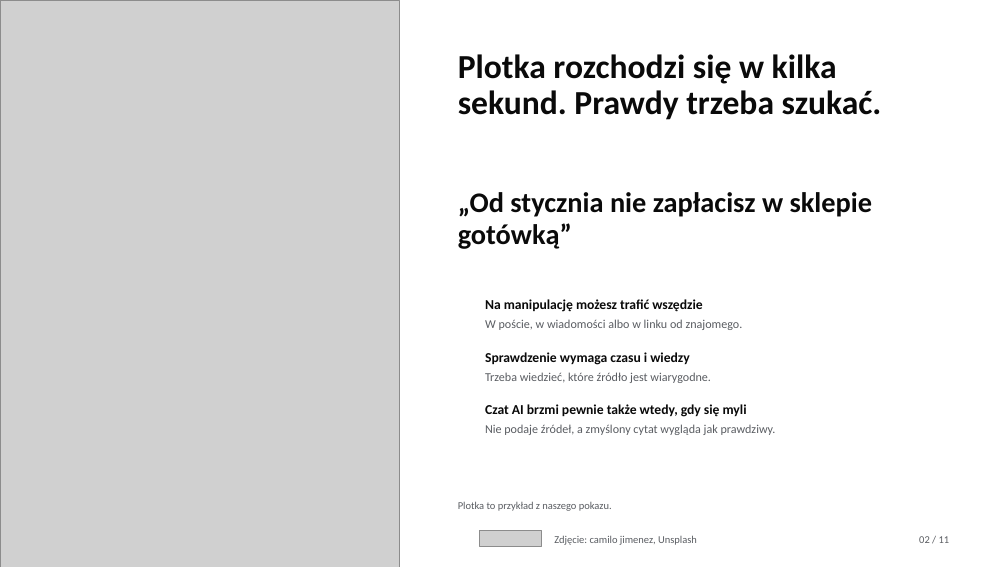
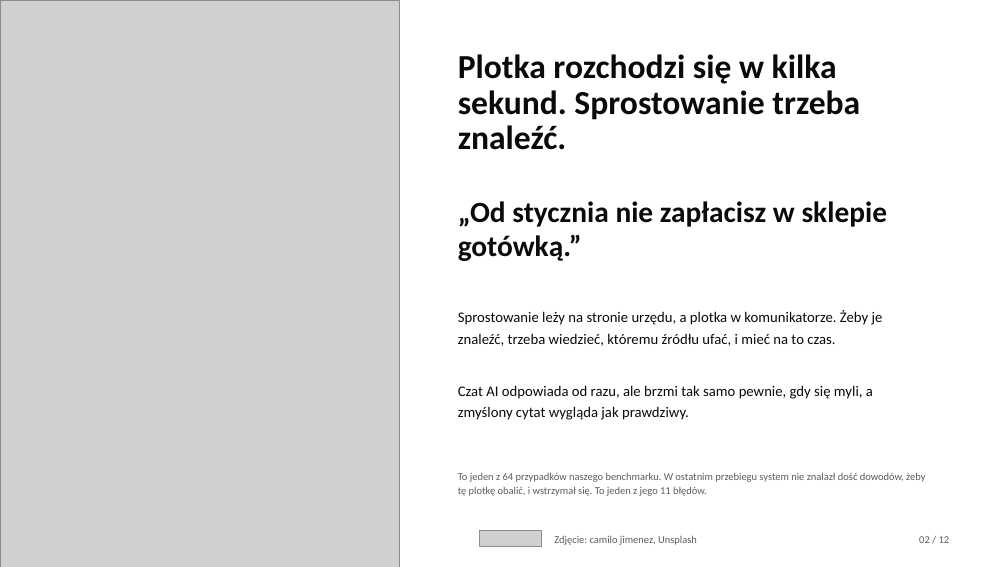
Before and after one commit to Meritum-HackNation2026/meritum-marketing, a slide deck: slide 2 of deck/meritum-deck.pptx. Drawn at 1008x567 pixels with LibreOffice and Linux fonts; fonts in the diff are those of the drawing; grey boxes stand for pictures; background and template pictures are left out. Boxes give left, top, right and bottom in pixels: in the first picture for what was removed or moved away, otherwise in the second. Text is boxed around its words. In the diff, an @@ line names an element or a change of style, - is before the commit and + after.

Commit message:
feat: decki pokazują zmierzone wyniki, koszty i skalowanie z arkusza Excel (#27)
* feat(docs): arkusz kosztów i wyników ma siedem przebiegów benchmarku i mapę liczb ze slajdów (#21)

Arkusz docs/meritum-koszty-i-wyniki.xlsx buduje build_workbook.py z raportów
meritum-worker (origin/develop 4cf906d). Ostatni przebieg to 7b: macro-F1 0,82
w raporcie i 0,65 liczone ściśle, pokrycie cytatami 90%, mediana 50 s.
Arkusz „Liczby na slajdach” podaje komórkę każdej liczby z decków, a test
tests/test_deck_numbers.py sprawdza, że slajdy i arkusz się zgadzają.
koszty-i-skalowanie.md mówi, skąd różnica wobec wcześniejszych szacunków.

* docs(deck): główny pitch zespołu jako wzorzec do porównań (#21)

Plik od Ani z 22.11.2026 leży w deck/wzorzec bez zmian. README mówi, czym
jest i dlaczego jego liczby o kosztach różnią się od arkusza.

* feat(deck): oba decki pokazują zmierzone wyniki, koszty, skalowanie i diagram kontenerów (#21)

Oba decki mają 12 slajdów w tej samej kolejności. Slajd z wynikami pokazuje
przebieg 7b przy każdym celu, także tam, gdzie celu nie spełniamy. Doszły
slajdy o kosztach według poziomu przyjęcia i o skalowaniu, każdy z linkiem
do arkusza. Slajd o użytkownikach wszedł do slajdu o kanałach, a pasek
postępu i strona wstrzymania do jednego slajdu z wynikiem.
Pełny diagram kontenerów, siedem przebiegów i prognoza są w dodatku
(deck/meritum-own/dodatek.html) poza limitem 12 slajdów.
Deck zespołu wycina tabele z liczbami z index.html, więc liczby w obu
deckach są te same.

* fix(deck): slajd z wynikami pokazuje cel i pomiar bez etykiet „spełniony / niespełniony” (#21)

Z tabeli na slajdzie 9 w obu deckach zniknęła kolumna z oceną. Cel z treści
zadania i wartość z przebiegu 7b stoją obok siebie. Przy prompt injection
została kreska, a pod nazwą miernika jest dopisek „nie zmierzono”.

Tytuł slajdu to „Wyniki z przebiegu 7b: 64 twierdzenia, 53 trafne werdykty.”,
a podtytuł podaje już tylko datę, 11 wstrzymań i 0 błędów technicznych.
Zdania o spełnianiu celów wypadły też z notatek prowadzącego do slajdów 9
i 12, z tekstu alternatywnego tabeli i z README. Test sprawdza dopisek
„nie zmierzono”. Arkusz i dodatek są bez zmian.

```diff
--- a/deck/meritum-deck.pptx
+++ b/deck/meritum-deck.pptx
@@ text at (458, 54, 860, 150): text changed @@
-Plotka rozchodzi się w kilka sekund. Prawdy trzeba szukać.
+Plotka rozchodzi się w kilka sekund. Sprostowanie trzeba znaleźć.
@@ text at (458, 201, 888, 261): text changed; size 27 to 28 pt @@
-„Od stycznia nie zapłacisz w sklepie gotówką”
+„Od stycznia nie zapłacisz w sklepie gotówką.”
@@ text removed at (485, 299, 702, 312) @@
-Na manipulację możesz trafić wszędzie
@@ text added at (458, 310, 883, 346), 14 pt, text #0A0A0A @@
+Sprostowanie leży na stronie urzędu, a plotka w komunikatorze. Żeby je znaleźć, trzeba wiedzieć, któremu źródłu ufać, i mieć na to czas.
@@ text removed at (485, 319, 743, 330) @@
-W poście, w wiadomości albo w linku od znajomego.
@@ text removed at (485, 350, 689, 366) @@
-Sprawdzenie wymaga czasu i wiedzy
@@ text at (458, 385, 873, 420): text changed; size 13 to 14 pt; bold off @@
-Czat AI brzmi pewnie także wtedy, gdy się myli
+Czat AI odpowiada od razu, ale brzmi tak samo pewnie, gdy się myli, a zmyślony cytat wygląda jak prawdziwy.
@@ text removed at (485, 372, 711, 383) @@
-Trzeba wiedzieć, które źródło jest wiarygodne.
@@ text removed at (485, 424, 776, 435) @@
-Nie podaje źródeł, a zmyślony cytat wygląda jak prawdziwy.
@@ text added at (458, 472, 925, 497), 10 pt, text #5A5D62 @@
+To jeden z 64 przypadków naszego benchmarku. W ostatnim przebiegu system nie znalazł dość dowodów, żeby tę plotkę obalić, i wstrzymał się. To jeden z jego 11 błędów.
@@ text removed at (458, 501, 612, 511) @@
-Plotka to przykład z naszego pokazu.
```
Also in this commit, not shown: 4 other slides changed, 7 slides added, 6 slides removed, 45 other files.
